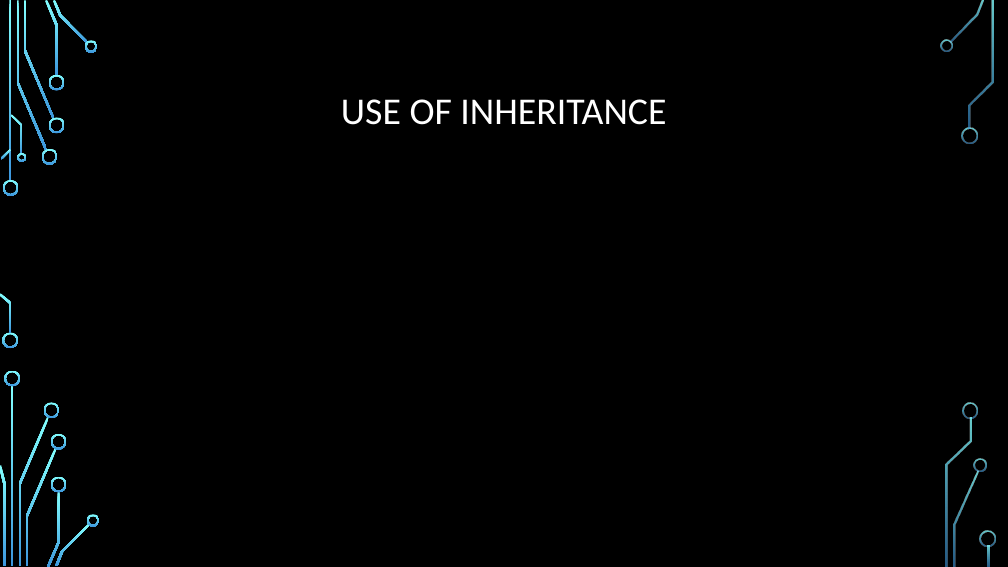
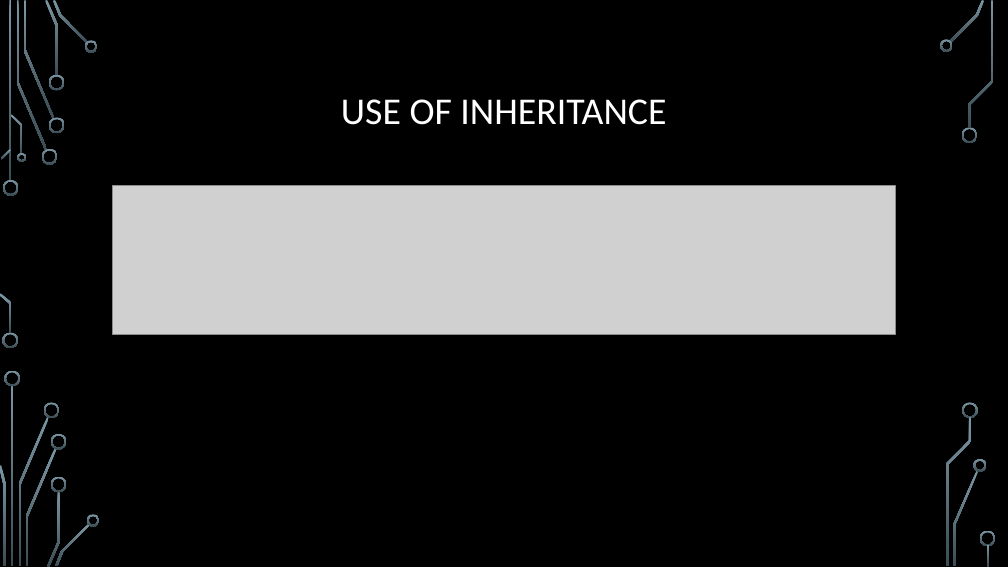
Before and after one commit to MatthewFletcher/CS321-Project, a slide deck: slide 4 of Planning/JavaProjectPresentation.pptx. Drawn at 1008x567 pixels with LibreOffice and Linux fonts; fonts in the diff are those of the drawing; grey boxes stand for pictures; background and template pictures are left out. Boxes give left, top, right and bottom in pixels: in the first picture for what was removed or moved away, otherwise in the second. Text is boxed around its words. In the diff, an @@ line names an element or a change of style, - is before the commit and + after.

```diff
--- a/Planning/JavaProjectPresentation.pptx
+++ b/Planning/JavaProjectPresentation.pptx
@@ fill gradient #82FFFF to #3D97DE to gradient #7C96A3 to #3B4C54 in 36 elements at bbox=[3, 180, 19, 196], bbox=[2, 333, 18, 349], bbox=[17, 1, 47, 150], bbox=[42, 149, 57, 165], bbox=[23, 1, 54, 119], bbox=[45, 0, 58, 76], bbox=[48, 117, 64, 133], bbox=[48, 75, 64, 91], bbox=[53, 0, 88, 44], bbox=[85, 40, 98, 52], bbox=[1, 149, 11, 160], bbox=[0, 293, 11, 333], bbox=[11, 114, 23, 154], bbox=[17, 153, 26, 162], bbox=[11, 386, 14, 566], bbox=[18, 417, 48, 566], bbox=[5, 371, 20, 386], bbox=[0, 465, 5, 566], bbox=[44, 402, 60, 418], bbox=[26, 448, 57, 566], bbox=[47, 492, 60, 567], bbox=[51, 434, 67, 450], bbox=[51, 476, 67, 492], bbox=[55, 523, 90, 566], bbox=[87, 514, 100, 526], bbox=[950, 0, 985, 42], bbox=[940, 39, 953, 52], bbox=[962, 127, 978, 143], bbox=[954, 471, 979, 566], bbox=[974, 459, 987, 472], bbox=[969, 1, 994, 129], bbox=[963, 402, 979, 418], bbox=[946, 417, 972, 566], bbox=[980, 531, 996, 547], bbox=[988, 545, 990, 566], bbox=[9, 1, 11, 181] @@
@@ picture added at bbox=[112, 186, 895, 335] @@
```
Also in this commit, not shown: 18 other slides changed.
